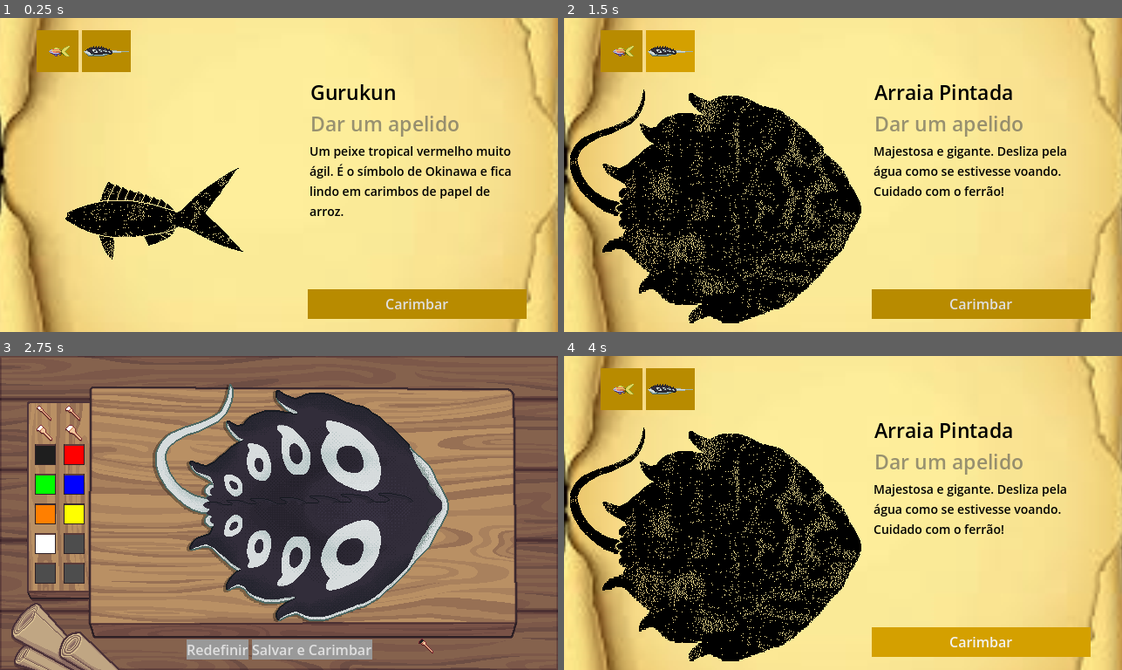
Above: before the commit, frames 1-4 (two rows, left to right).
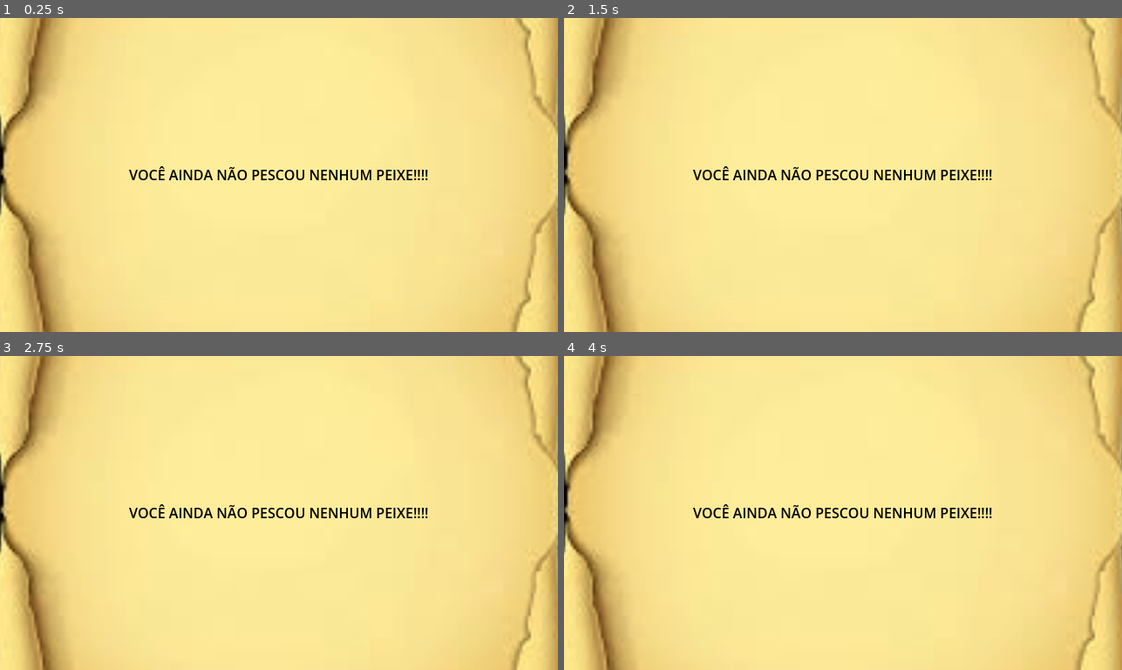
Above: after the commit, the same moments.

Repository: Bad-Onion/gyotaku
Game: Godot game, scene res://scenes/minigames/catalogo.tscn
The game is run twice, just before and just after one commit, with the same random seed, the same clock (stepped at 60 frames per second) and the same inputs.
Inputs (mouse positions are in pixels of both pictures, inside the frame that each line leads up to):
- Up to frame 1 (0.25 s): no input
- Up to frame 2 (1.5 s): click (619, 52) at 0.52 s; click (670, 52) at 1.27 s
- Up to frame 3 (2.75 s): click (418, 641) at 2 s, where only the run before the commit has a clickable "Carimbar"
- Up to frame 4 (4 s): click (781, 648) at 2.75 s, where only the run before the commit has a clickable "Redefinir"; click (876, 648) at 3.5 s, where only the run before the commit has a clickable "Salvar e Carimbar"

The runs differ from the first frame. In frame 1, 12% of the frame differs, in the area x 6-95%, y 3-96%; in frame 2, 30%; in frame 3, 100%, in the area x 0-100%, y 0-100%; in frame 4, 30%.
Error before the commit: Parse Error: Preload file "uid://coru6fhwvtq6i" does not exist. (res://carimbo.gd:3)

Commit message:
Catálogo se adapta aos peixes que foram pegos e carimbados também

Diff:
--- a/gyotaku/scenes/minigames/catalogo.tscn
+++ b/gyotaku/scenes/minigames/catalogo.tscn
@@ -151,6 +151,20 @@
 
 [node name="SaveManager" parent="." unique_id=1434010696 instance=ExtResource("10_8wrta")]
 
+[node name="AvisoVazio" type="Label" parent="." unique_id=1795255921]
+visible = false
+layout_mode = 1
+anchors_preset = 15
+anchor_right = 1.0
+anchor_bottom = 1.0
+grow_horizontal = 2
+grow_vertical = 2
+mouse_filter = 0
+theme_override_colors/font_color = Color(0, 0, 0, 1)
+text = "VOCÊ AINDA NÃO PESCOU NENHUM PEIXE!!!!"
+horizontal_alignment = 1
+vertical_alignment = 1
+
 [connection signal="pressed" from="Peixes/gurukun" to="Peixes/gurukun" method="_on_pressed"]
 [connection signal="pressed" from="Peixes/raya" to="Peixes/raya" method="_on_pressed"]
 [connection signal="pressed" from="Carimbar" to="Carimbar" method="_on_pressed"]
--- a/gyotaku/scenes/minigames/catalogo_manager.gd
+++ b/gyotaku/scenes/minigames/catalogo_manager.gd
@@ -6,6 +6,10 @@
 @onready var caixa_de_texto: LineEdit = $NomeDoPeixe
 @onready var desc: Label = $Desc
 @onready var nome_cien: Label = $NomeCien
+
+@onready var container_botoes: Node = $Peixes
+@onready var botao_carimbar: Button = $Carimbar
+@onready var aviso_vazio: Label = $AvisoVazio
 
 const CAMINHO_SAVE = "user://save_do_jogo.json"
 
@@ -20,10 +24,43 @@
 
 	carregar_save_completo()
 
-	if Global.ultimo_peixe_carimbado != "":
-		trocar_peixe_na_tela(Global.ultimo_peixe_carimbado)
+	var primeiro_peixe_disponivel = atualizar_botoes_de_selecao()
+	if primeiro_peixe_disponivel != "":
+		alternar_interface(true)
+
+		if Global.ultimo_peixe_carimbado != "" and save_do_jogo.has(Global.ultimo_peixe_carimbado) and save_do_jogo[Global.ultimo_peixe_carimbado]["pego"] == true:
+			trocar_peixe_na_tela(Global.ultimo_peixe_carimbado)
+		else:
+			trocar_peixe_na_tela(primeiro_peixe_disponivel)
 	else:
-		trocar_peixe_na_tela("gurukun")
+		# Se retornou "", é porque não tem nenhum botão visível
+		alternar_interface(false)
+
+func atualizar_botoes_de_selecao() -> String:
+	var primeiro_peixe = ""
+
+	for botao in container_botoes.get_children():
+		var id_peixe = botao.name
+
+		# Verifica se o peixe foi pego
+		if save_do_jogo.has(id_peixe) and save_do_jogo[id_peixe]["pego"] == true:
+			botao.visible = true
+
+			if primeiro_peixe == "":
+				primeiro_peixe = id_peixe
+		else:
+			botao.visible = false
+
+	return primeiro_peixe
+
+func alternar_interface(tem_peixe: bool):
+	peixe.visible = tem_peixe
+	caixa_de_texto.visible = tem_peixe
+	desc.visible = tem_peixe
+	nome_cien.visible = tem_peixe
+	botao_carimbar.visible = tem_peixe
+
+	aviso_vazio.visible = !tem_peixe
 
 func trocar_peixe_na_tela(novo_tipo: String):
 	tipo = novo_tipo
